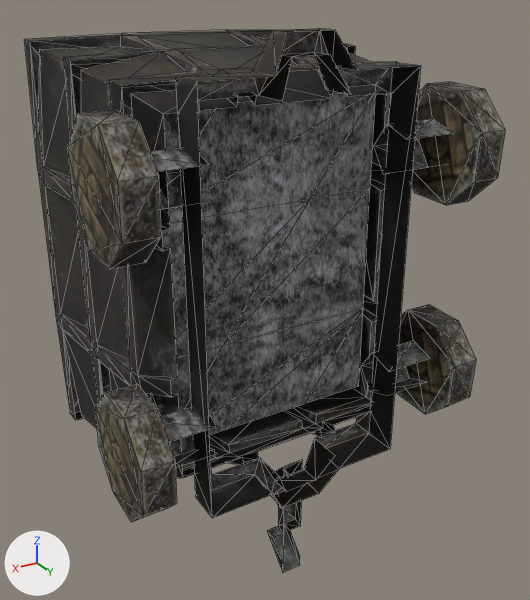
What one commit did to the OBJ model sceneobjs/zhanchang_fuben_194/zhanchang_fuben_194_kuangche_01a.obj.
Before and after are seen from a camera (50 mm lens) standing at (85.2, 113.5, 75.5) and looking at (-4.0, -35.0, 1.2). The axes (+X, +Y, +Z) are drawn at lower left. The lights are the same throughout. Mesh edges are drawn as thin lines. Where no turn or scale is listed for an object, it has been applied to the vertices.

The scene before the commit, as lines of its bpy script (objects in view):
```python
me_zhanchang_fuben_194_kuangche_01a = bpy.data.meshes.new('zhanchang_fuben_194_kuangche_01a')
me_zhanchang_fuben_194_kuangche_01a.from_pydata(...)  # 416 vertices, 642 faces; spans x -45.1..45.1, y -73.5..-0.1, z -67.3..67.3
me_zhanchang_fuben_194_kuangche_01a.materials.append(mat_material_1)  # picture img_zhanchang_fuben_194_kuangche_01a_1_png
ob_zhanchang_fuben_194_kuangche_01a = bpy.data.objects.new('zhanchang_fuben_194_kuangche_01a', me_zhanchang_fuben_194_kuangche_01a)
ob_zhanchang_fuben_194_kuangche_01a.location = (0.0, 0.0, 0.0)
```
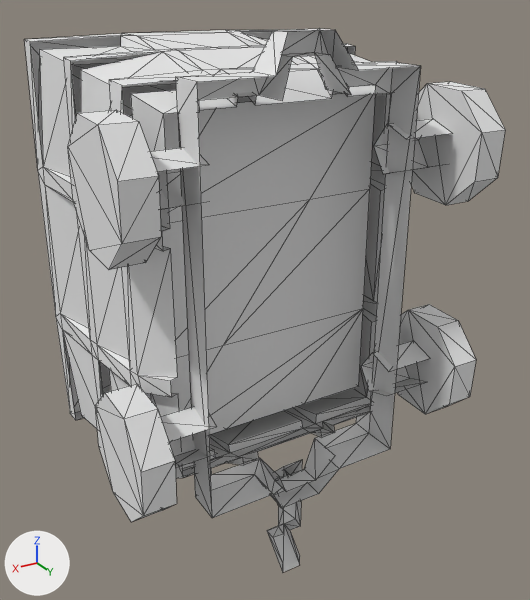
Pixel boxes (x1, y1, x2, y2) of what changed, in the pictures (530 x 600 px):
'zhanchang_fuben_194_kuangche_01a', recoloured
    both: (25, 29, 505, 572)

Patch to the scene script:
```diff
--- a/sceneobjs/zhanchang_fuben_194/zhanchang_fuben_194_kuangche_01a.obj.py
+++ b/sceneobjs/zhanchang_fuben_194/zhanchang_fuben_194_kuangche_01a.obj.py
@@ mat_material_1_1 @@
+mat_material_1_1 = principled_material('material_1')
+mat_material_1_1.base_color = (0.8, 0.8, 0.8)  # white #e7e7e7
+mat_material_1_1.roughness = 1.0
@@ me_zhanchang_fuben_194_kuangche_01a @@
 me_zhanchang_fuben_194_kuangche_01a.from_pydata(...)  # 416 vertices, 642 faces; spans x -45.1..45.1, y -73.5..-0.1, z -67.3..67.3
-me_zhanchang_fuben_194_kuangche_01a.materials.append(mat_material_1)  # picture img_zhanchang_fuben_194_kuangche_01a_1_png
+me_zhanchang_fuben_194_kuangche_01a.materials.append(mat_material_1_1)  # white #e7e7e7
```
